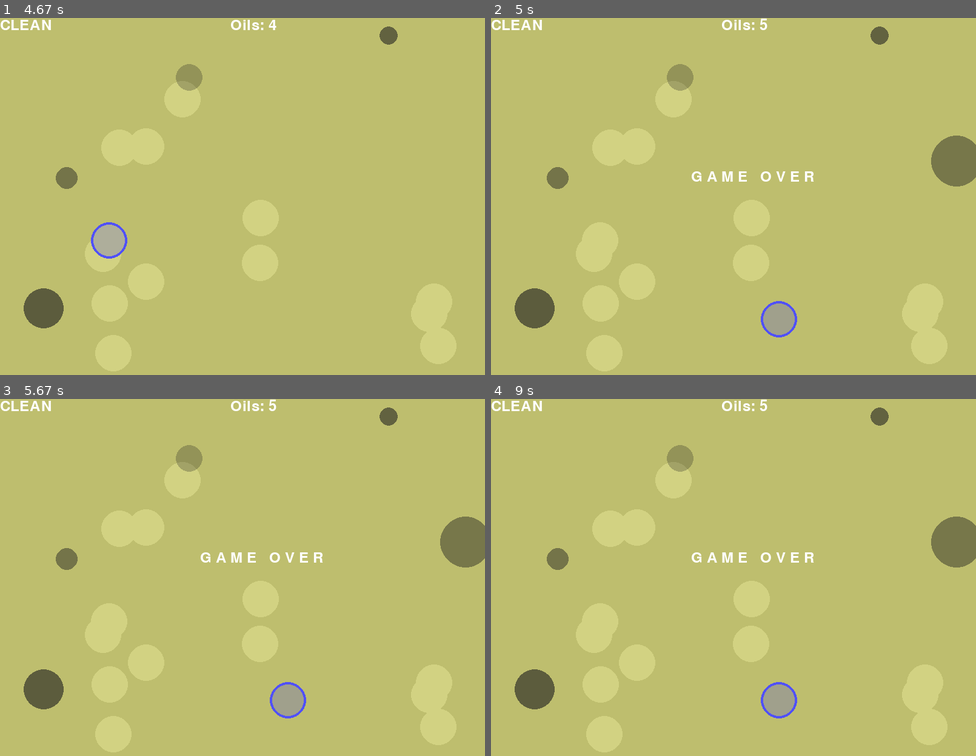
Above: before the commit, frames 1-4 (two rows, left to right).
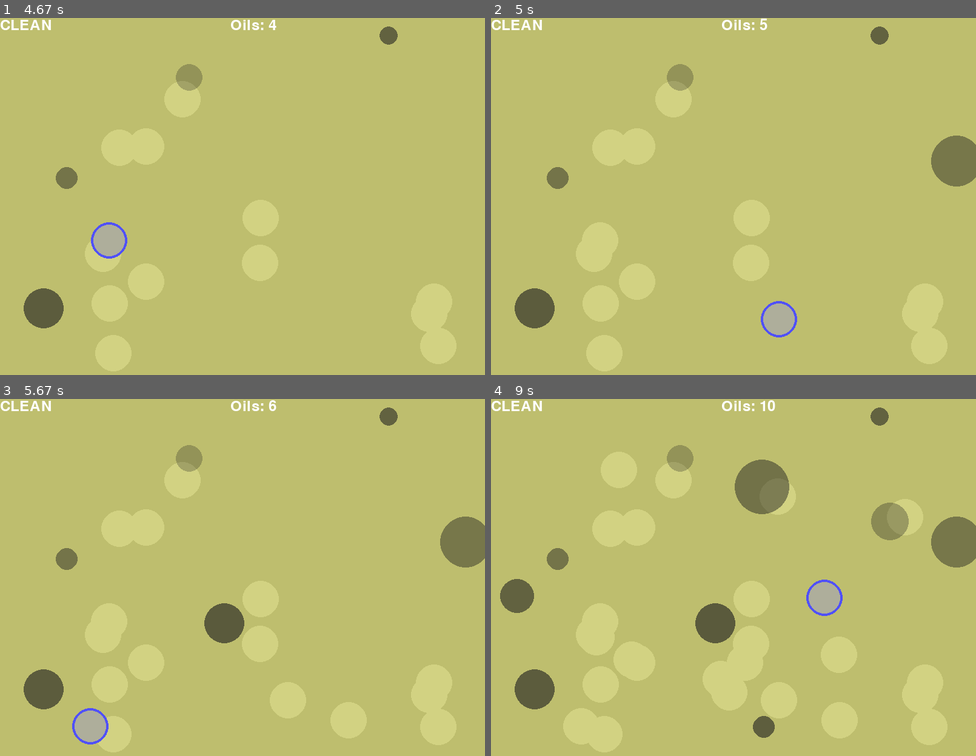
Above: after the commit, the same moments.

Repository: DeepNoceans/PythonPrograms
Game: pygame game, started from Pygame!/L10_OilSpill/L10_OilSpillGame.py
Same seed, same stepped clock (60 frames per second), same inputs: the game is played once before the commit and once after it.
Inputs (mouse positions are in pixels of both pictures, inside the frame that each line leads up to):
- Up to frame 1 (4.67 s): click (242, 200) at 0.38 s; click (92, 285) at 0.72 s; click (421, 328) at 1.05 s; click (126, 128) at 1.38 s; click (242, 242) at 1.72 s; click (164, 82) at 2.05 s; click (412, 296) at 2.38 s; click (87, 235) at 2.72 s; click (101, 128) at 3.05 s; click (126, 264) at 3.38 s; click (417, 282) at 3.72 s; click (97, 335) at 4.05 s; click (92, 221) at 4.38 s
- Up to frame 2 (5 s): click (762, 300) at 4.72 s
- Up to frame 3 (5.67 s): click (329, 702) at 5.05 s; click (72, 709) at 5.38 s
- Up to frame 4 (9 s): click (612, 641) at 5.72 s; click (888, 498) at 6.05 s; click (757, 477) at 6.38 s; click (602, 452) at 6.72 s; click (728, 645) at 7.05 s; click (820, 638) at 7.38 s; click (704, 659) at 7.72 s; click (578, 620) at 8.05 s; click (709, 673) at 8.38 s; click (806, 581) at 8.72 s

Frame 1 is identical in both runs. In frame 2, 0.3% of the frame differs, in the area x 41-67%, y 42-46%; in frame 3, 2.2%; in frame 4, 4.9%, in the area x 1-87%, y 0-95%.

Commit message:
adfshg
afd

Diff:
--- a/Pygame!/L10_OilSpill/L10_OilSpillGame.py
+++ b/Pygame!/L10_OilSpill/L10_OilSpillGame.py
@@ -122,7 +122,7 @@
     if keys[K_ESCAPE]:
         sys.exit()
 
-    if num_oils >= 5:
+    if num_oils >= 50:
         game_over = True
     if not game_over:
         #get mouse input
--- a/Pygame!/L11_SNAKE/L11_SnakeGame.py
+++ b/Pygame!/L11_SNAKE/L11_SnakeGame.py
@@ -18,13 +18,15 @@
         self.Y = random.randint(0,17) * 32
 
 class SnakeSegment(MySprite):
-    def __init__(self, color= (random.randint(0, 140), random.randint(100, 230), random.randint(0, 140))):
+    def __init__(self, color = (255,255,255)):
         MySprite.__init__(self)
         image = pygame.Surface((32,32)).convert_alpha()
         image.fill((255,255,255,0))
         pygame.draw.circle(image, seg_color, (16,16), 16, 0)
         self.set_image(image)
         MySprite.update(self, 0, 30) #create frame image
+
+
 
 class Snake():
     def __init__(self):
@@ -123,9 +125,8 @@
     pygame.display.set_caption("Snake Game")
     font = pygame.font.Font(None, 30)
     timer = pygame.time.Clock()
-    seg_color = (random.randint(0, 140), random.randint(
-        100, 230), random.randint(0, 140))
-
+    seg_color = (random.randint(200, 230), random.randint(40, 40), random.randint(0, 40))
+    brown ()
     #create a drawing surface
     backbuffer = pygame.Surface((screen.get_rect().width,screen.get_rect().height))
 
